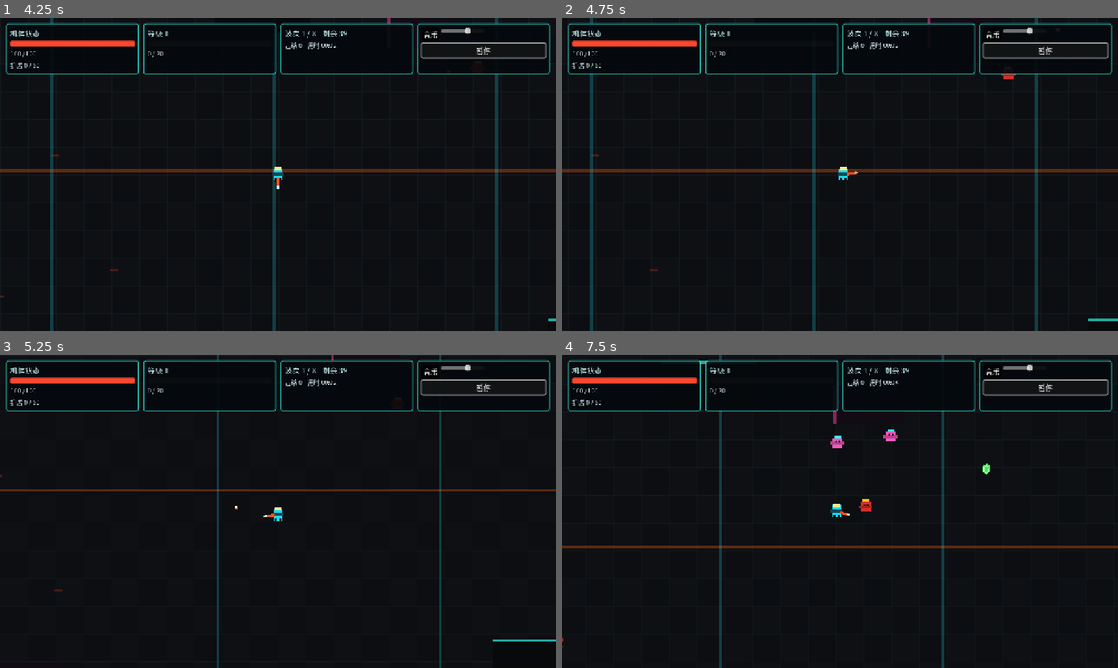
Above: before the commit, frames 1-4 (two rows, left to right).
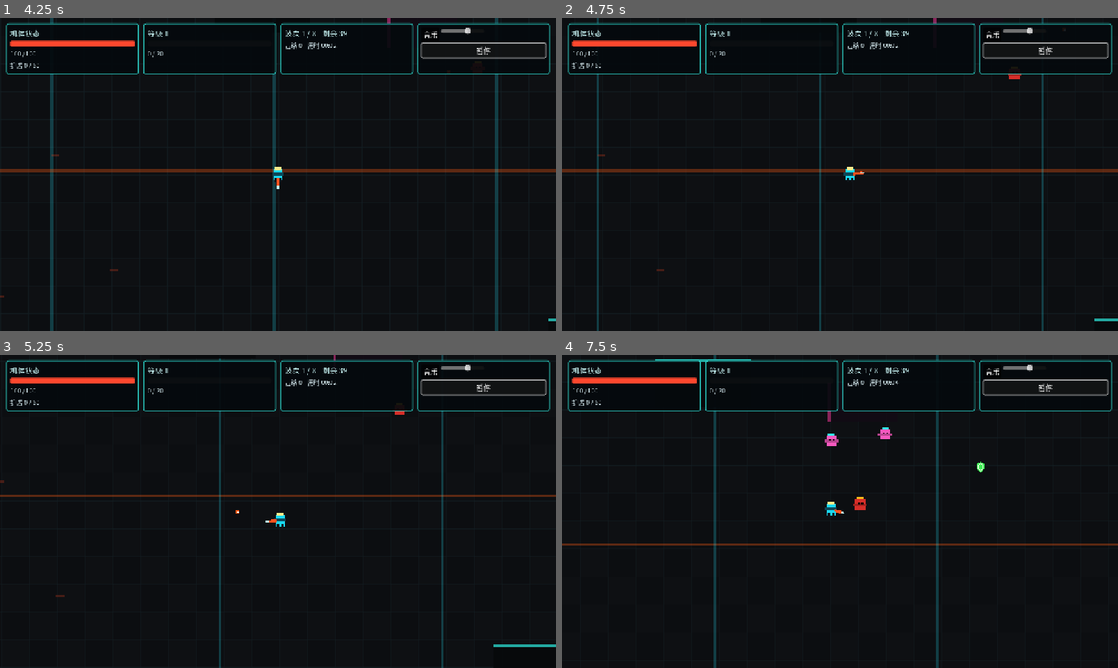
Above: after the commit, the same moments.

Repository: xiejiamincyq/2d-game
Game: Godot game, scene res://scenes/Main.tscn
The game is run twice, just before and just after one commit, with the same random seed, the same clock (stepped at 60 frames per second) and the same inputs.
Inputs (mouse positions are in pixels of both pictures, inside the frame that each line leads up to):
- Up to frame 1 (4.25 s): click "开始清剿" at 0.5 s; click "音乐" at 1.25 s; click "暂停" at 2 s; click "继续" at 2.75 s; click "继续" at 3.5 s
- Up to frame 2 (4.75 s): tap Enter at 4.25 s; move the mouse to (962, 158) at 4.27 s; hold D (move_right) from 4.28 s (still down); right-click (962, 158) at 4.35 s; tap Space at 4.52 s
- Up to frame 3 (5.25 s): move the mouse to (166, 527) at 5.02 s; release D (move_right) at 5.03 s; hold S (move_down) from 5.03 s (still down); click (166, 527) at 5.1 s
- Up to frame 4 (7.5 s): tap Space at 5.27, 5.75, 6.77 s; move the mouse to (895, 442) at 5.77 s; release S (move_down) at 5.78 s; hold D (move_right) 5.78-6.53 s; tap R at 5.85 s; move the mouse to (812, 574) at 6.52 s; hold W (move_up) 6.53-7.28 s; tap Enter at 6.6 s; move the mouse to (1006, 558) at 7.27 s; hold A (move_left) from 7.28 s (still down); tap 1 at 7.35 s

Frame 1 is identical in both runs. In frame 2, 2.7% of the frame differs, in the area x 5-96%, y 0-100%; in frame 3, 2.9%; in frame 4, 3.8%, in the area x 0-100%, y 0-100%.

Commit message:
fix: restore smooth camera follow

Diff:
--- a/scripts/Main.gd
+++ b/scripts/Main.gd
@@ -13,8 +13,8 @@
 const CameraEffectsScript = preload("res://scripts/effects/CameraEffects.gd")
 
 const WORLD_BOUNDS := Rect2(-1400, -900, 2800, 1800)
-const CAMERA_SMOOTHING_CANDIDATES: Array[float] = [0.0, 16.0, 20.0]
-const CAMERA_SMOOTHING_SPEED: float = 20.0
+const CAMERA_SMOOTHING_CANDIDATES: Array[float] = [0.0, 8.0, 16.0, 20.0]
+const CAMERA_SMOOTHING_SPEED: float = 8.0
 
 enum RunState { START, PLAYING, UPGRADE, PAUSED, RESULT }
 
--- a/scripts/tests/MovementTest.gd
+++ b/scripts/tests/MovementTest.gd
@@ -69,9 +69,9 @@
 	):
 		return
 	if not _assert_true(
-		MainScript.CAMERA_SMOOTHING_CANDIDATES == [0.0, 16.0, 20.0]
-		and is_equal_approx(MainScript.CAMERA_SMOOTHING_SPEED, 20.0),
-		"camera A/B candidates or provisional selection changed"
+		MainScript.CAMERA_SMOOTHING_CANDIDATES == [0.0, 8.0, 16.0, 20.0]
+		and is_equal_approx(MainScript.CAMERA_SMOOTHING_SPEED, 8.0),
+		"camera profiles lost the stable 8.0 baseline or selected a jitter-prone profile"
 	):
 		return
 
